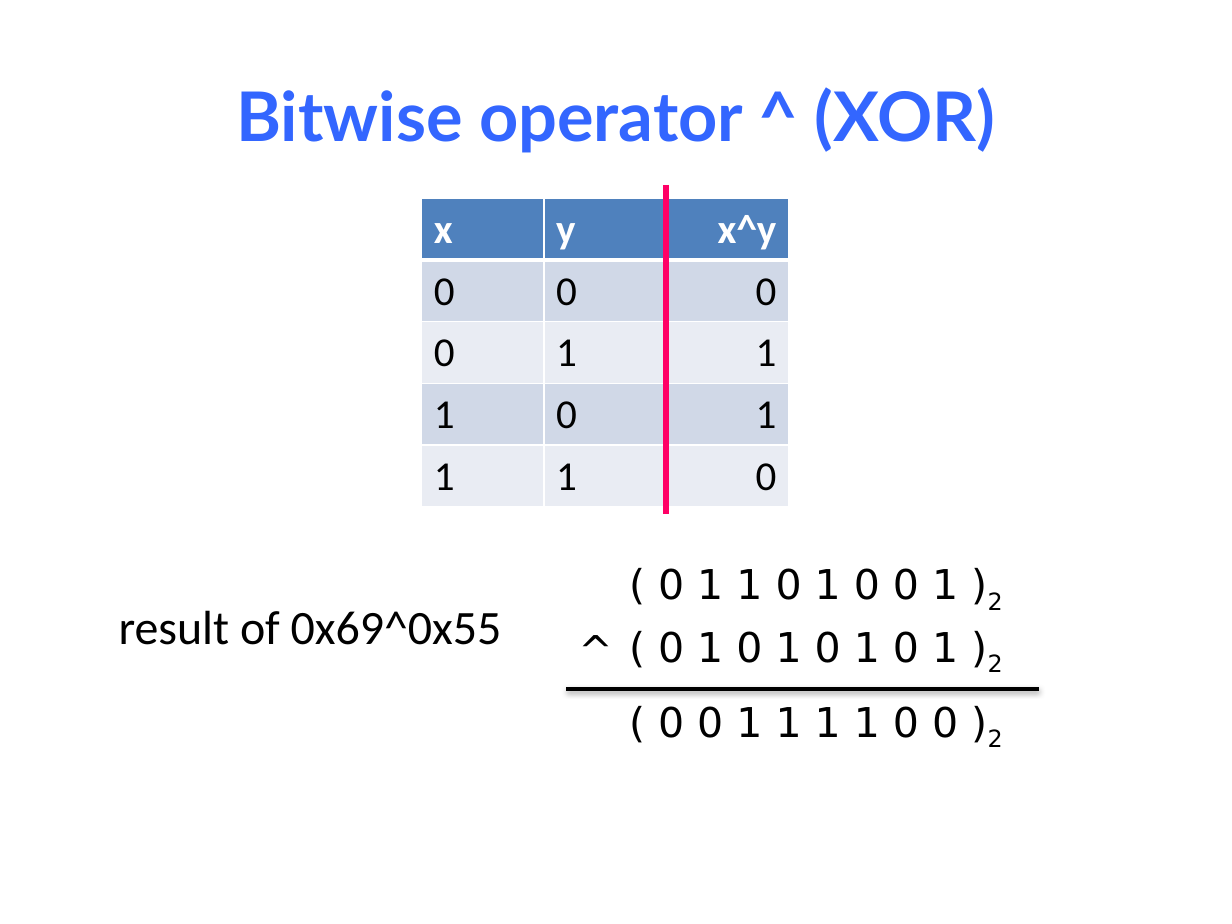
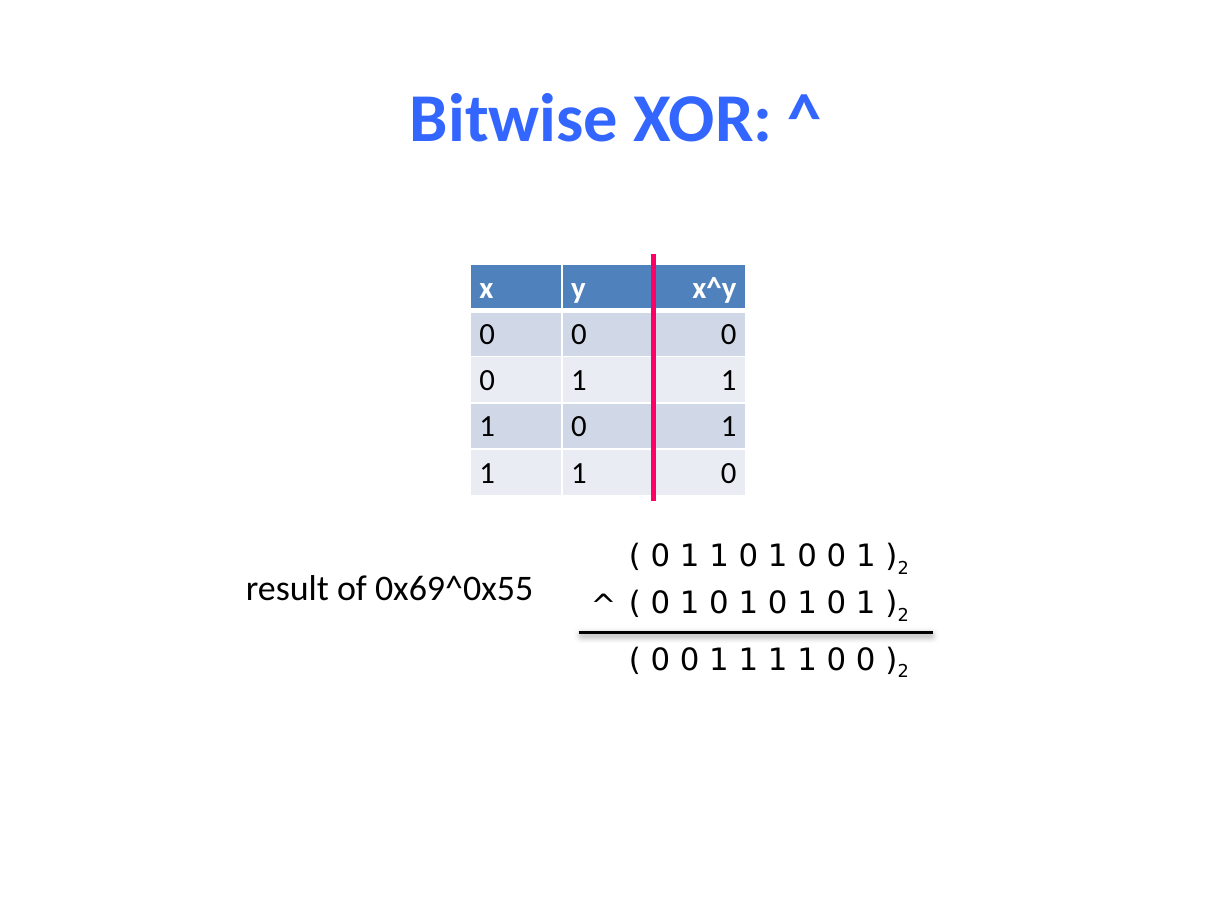
Before and after one commit to NYU-CSO/nyu-cso.github.io, a slide deck: slide 20 of notes/04-C_Basics.pptx (slide 25 before the commit). Drawn at 1232x924 pixels with LibreOffice and Linux fonts; fonts in the diff are those of the drawing. Boxes give left, top, right and bottom in pixels: in the first picture for what was removed or moved away, otherwise in the second. Text is boxed around its words. In the diff, an @@ line names an element or a change of style, - is before the commit and + after.

```diff
--- a/notes/04-C_Basics.pptx
+++ b/notes/04-C_Basics.pptx
@@ title at box(410, 93, 772, 142): text changed; font Lato to Calibri @@
-Bitwise operator ^ (XOR)
+Bitwise XOR: ^
@@ table at box(471, 265, 748, 496) @@
@@ size 24 to 18 pt @@
@@ table: place and size @@
-table at box(421, 198, 787, 506)
+table at box(471, 265, 748, 496)
@@ line moved from (667, 185) - (667, 515) to (653, 254) - (653, 501) @@
@@ text "( 0 1 1 0 ...": place and size @@
-text "( 0 1 1 0 ..." at box(658, 568, 1003, 610)
+text "( 0 1 1 0 ..." at box(651, 543, 909, 574)
@@ text "result of 0x69^0x55": place and size @@
-text "result of 0x69^0x55" at box(119, 610, 502, 645)
+text "result of 0x69^0x55" at box(246, 575, 533, 601)
@@ text "result of 0x69^0x55" at box(246, 575, 533, 601): size 28 to 21 pt @@
@@ size 24 to 18 pt in 4 elements at box(651, 543, 909, 574), box(651, 590, 909, 621), box(651, 647, 909, 677), box(579, 579, 630, 628) @@
@@ text "^": place and size @@
-text "^" at box(567, 618, 626, 680)
+text "^" at box(579, 579, 630, 628)
@@ text "( 0 1 0 1 ...": place and size @@
-text "( 0 1 0 1 ..." at box(658, 631, 1003, 672)
+text "( 0 1 0 1 ..." at box(651, 590, 909, 621)
@@ line moved from (567, 689) - (1039, 689) to (579, 632) - (934, 632) @@
@@ text "( 0 0 1 1 ...": place and size @@
-text "( 0 0 1 1 ..." at box(658, 706, 1003, 747)
+text "( 0 0 1 1 ..." at box(651, 647, 909, 677)
```
Also in this commit, not shown: 36 other slides changed, 7 slides added, 12 slides removed, 3 other files.
